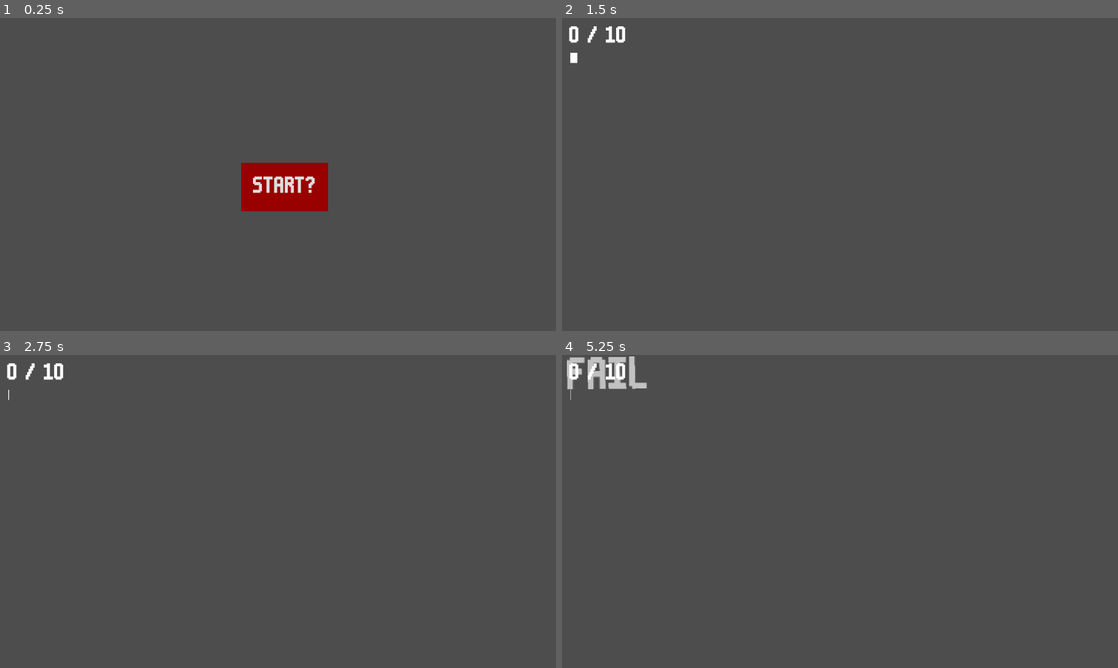
Above: before the commit, frames 1-4 (two rows, left to right).
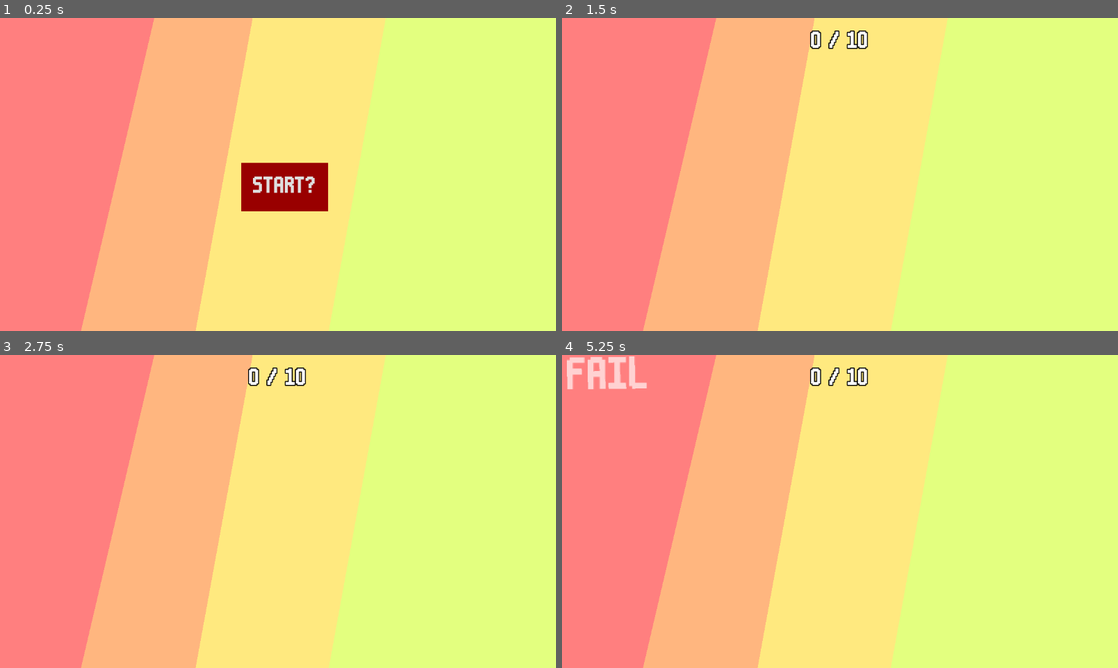
Above: after the commit, the same moments.

Repository: LiranDat/Spitandspell
Game: Godot game, scene res://scenes/main/main.tscn
Same seed, same stepped clock (60 frames per second), same inputs: the game is played once before the commit and once after it.
Inputs (mouse positions are in pixels of both pictures, inside the frame that each line leads up to):
- Up to frame 1 (0.25 s): no input
- Up to frame 2 (1.5 s): click "START?" at 0.5 s; move the mouse to (840, 174) at 1.27 s; click (840, 174) at 1.42 s
- Up to frame 3 (2.75 s): tap Enter at 2 s; move the mouse to (166, 527) at 2.02 s; click (166, 527) at 2.17 s
- Up to frame 4 (5.25 s): tap Space at 2.75, 5 s; move the mouse to (895, 442) at 2.77 s; click (895, 442) at 2.92 s; move the mouse to (845, 489) at 3.52 s; click (845, 489) at 3.67 s; tap Enter at 4.25 s; move the mouse to (828, 514) at 4.27 s; click (828, 514) at 4.42 s; move the mouse to (673, 464) at 5.02 s; click (673, 464) at 5.17 s

The runs differ from the first frame. In frame 1, 98% of the frame differs, in the area x 0-100%, y 0-100%; in frame 2, 100%; in frame 3, 100%; in frame 4, 100%.
Error in both runs: Invalid access of index '0' on a base object of type: 'PackedStringArray'. (res://scenes/lyrics/lyrics.gd:24)

Commit message:
background and new timer bar

Diff:
--- a/scenes/lyrics/lyrics.gd
+++ b/scenes/lyrics/lyrics.gd
@@ -99,4 +99,4 @@
 		score()
 		timer = 2.4
 
-	$timer_bar.size.x = 10 * timer
+	$timer_bar.value = timer
--- a/scenes/lyrics/lyrics.tscn
+++ b/scenes/lyrics/lyrics.tscn
@@ -10,6 +10,8 @@
 anchor_bottom = 1.0
 grow_horizontal = 2
 grow_vertical = 2
+theme_override_colors/font_outline_color = Color(0, 0, 0, 1)
+theme_override_constants/outline_size = 8
 theme_override_fonts/normal_font = ExtResource("1_s2xdx")
 theme_override_font_sizes/normal_font_size = 50
 scroll_active = false
@@ -18,23 +20,26 @@
 vertical_alignment = 1
 script = ExtResource("1_benk7")
 
-[node name="timer_bar" type="ColorRect" parent="."]
-layout_mode = 0
-offset_left = 17.0
-offset_top = 72.0
-offset_right = 250.0
-offset_bottom = 93.0
-
 [node name="score_label" type="RichTextLabel" parent="."]
 layout_mode = 0
-offset_left = 15.0
-offset_top = 16.0
-offset_right = 255.0
-offset_bottom = 56.0
+offset_right = 1152.0
+offset_bottom = 100.0
+theme_override_constants/outline_size = 8
 theme_override_fonts/normal_font = ExtResource("1_s2xdx")
 theme_override_font_sizes/normal_font_size = 50
 text = "0/0"
 scroll_active = false
+horizontal_alignment = 1
+vertical_alignment = 1
 
 [node name="ooh" type="AudioStreamPlayer2D" parent="."]
 stream = ExtResource("3_a3jdk")
+
+[node name="timer_bar" type="TextureProgressBar" parent="."]
+layout_mode = 0
+offset_left = 451.0
+offset_top = 80.0
+offset_right = 701.0
+offset_bottom = 105.0
+max_value = 2.4
+step = 0.1
--- a/scenes/main/main.tscn
+++ b/scenes/main/main.tscn
@@ -8,3 +8,22 @@
 
 [node name="music" type="AudioStreamPlayer" parent="."]
 stream = ExtResource("2_iuonh")
+
+[node name="background" type="Polygon2D" parent="."]
+color = Color(1, 0.5, 0.5, 1)
+polygon = PackedVector2Array(336, -103, -120, -46, -78, 741, 320, 739)
+
+[node name="background2" type="Polygon2D" parent="."]
+position = Vector2(309, -2)
+color = Color(1, 0.716667, 0.5, 1)
+polygon = PackedVector2Array(336, -103, 25, -59, -163, 743, 320, 739)
+
+[node name="background3" type="Polygon2D" parent="."]
+position = Vector2(653, -6)
+color = Color(1, 0.916667, 0.5, 1)
+polygon = PackedVector2Array(336, -103, -120, -46, -266, 754, 320, 739)
+
+[node name="background4" type="Polygon2D" parent="."]
+position = Vector2(928, -1)
+color = Color(0.891667, 1, 0.5, 1)
+polygon = PackedVector2Array(336, -103, -120, -46, -266, 754, 320, 739)
Not shown: 1 places in palette.tres that only renumber resources
